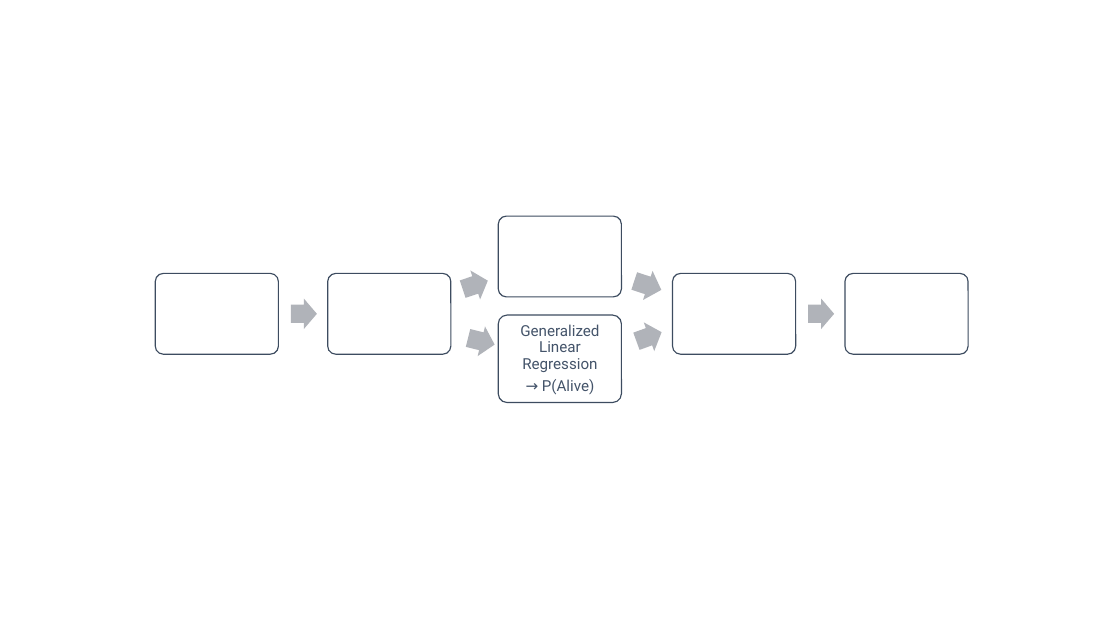
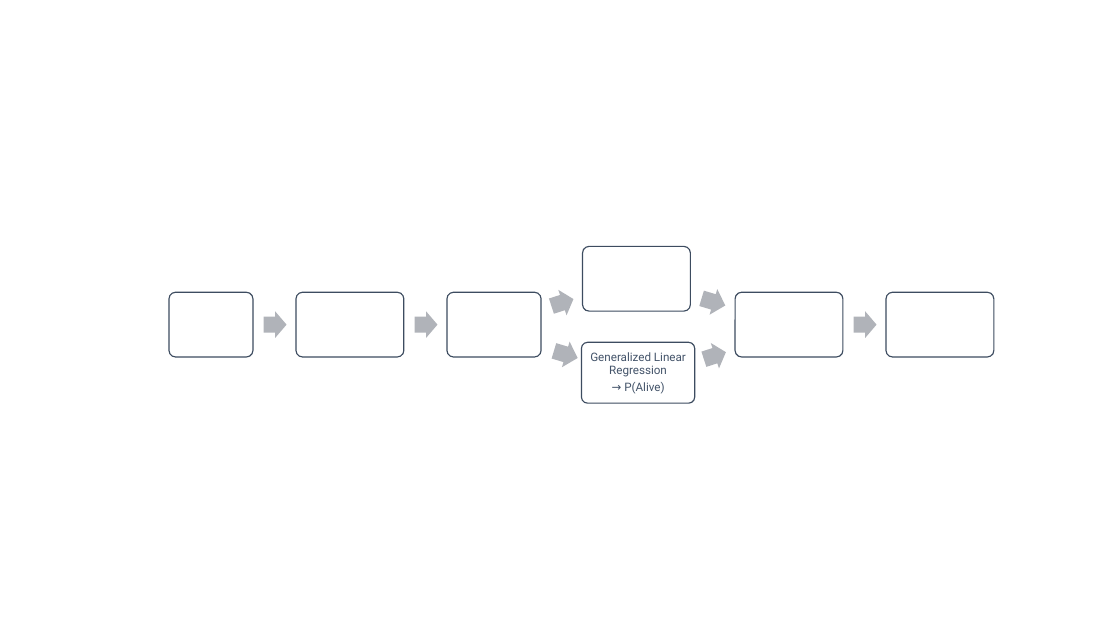
Before and after one commit to tzuhsuancheng/Statistical-Data-Analysis-for-Business-and-Management, a slide deck: slide 3 of material.pptx. Drawn at 1120x630 pixels with LibreOffice and Linux fonts; fonts in the diff are those of the drawing. Boxes give left, top, right and bottom in pixels: in the first picture for what was removed or moved away, otherwise in the second. Text is boxed around its words. In the diff, an @@ line names an element or a change of style, - is before the commit and + after.

```diff
--- a/material.pptx
+++ b/material.pptx
@@ rounded rectangle: place and size @@
-rounded rectangle at [498, 216, 622, 297]
+rounded rectangle at [583, 246, 691, 311]
@@ rounded rectangle: place and size @@
-rounded rectangle at [155, 274, 279, 355]
+rounded rectangle at [169, 292, 253, 357]
@@ rounded rectangle: place and size @@
-rounded rectangle at [328, 274, 451, 355]
+rounded rectangle at [296, 292, 403, 357]
@@ rounded rectangle added at [447, 292, 541, 357], fill #FFFFFF, outline #3E4C60 1 pt @@
@@ right arrow: place and size @@
-right arrow at [458, 266, 493, 303]
+right arrow at [548, 286, 578, 319]
@@ right arrow at [698, 286, 729, 319]: rotation 18 to 16 degrees @@
@@ rounded rectangle: place and size @@
-rounded rectangle at [673, 274, 797, 355]
+rounded rectangle at [735, 292, 843, 357]
@@ rounded rectangle: place and size @@
-rounded rectangle at [845, 274, 969, 355]
+rounded rectangle at [886, 292, 994, 357]
@@ right arrow: place and size @@
-right arrow at [291, 298, 317, 329]
+right arrow at [264, 312, 287, 339]
@@ right arrow added at [415, 312, 438, 339], fill #B0B4B9 @@
@@ right arrow: place and size @@
-right arrow at [808, 298, 834, 329]
+right arrow at [854, 312, 876, 339]
@@ right arrow at [550, 338, 581, 371]: rotation 13 to 16 degrees @@
@@ rounded rectangle: place and size @@
-rounded rectangle at [498, 315, 622, 402]
+rounded rectangle at [581, 343, 695, 403]
@@ text "Generalized Linear Regression": place and size @@
-text "Generalized Linear Regression" at [520, 324, 599, 394]
+text "Generalized Linear Regression" at [590, 352, 686, 394]
@@ text "Generalized Linear Regression" at [590, 352, 686, 394]: size 13 to 10 pt; less space between paragraphs @@
@@ right arrow at [700, 340, 730, 373]: rotation 340 to 342 degrees @@
```
Also in this commit, not shown: 1 other file.
